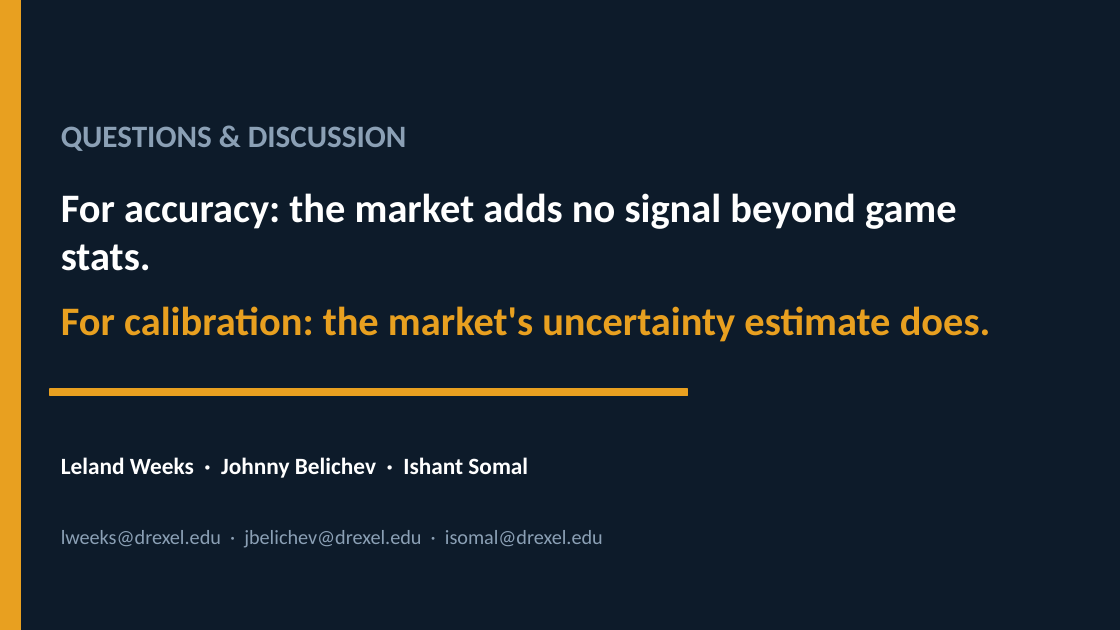
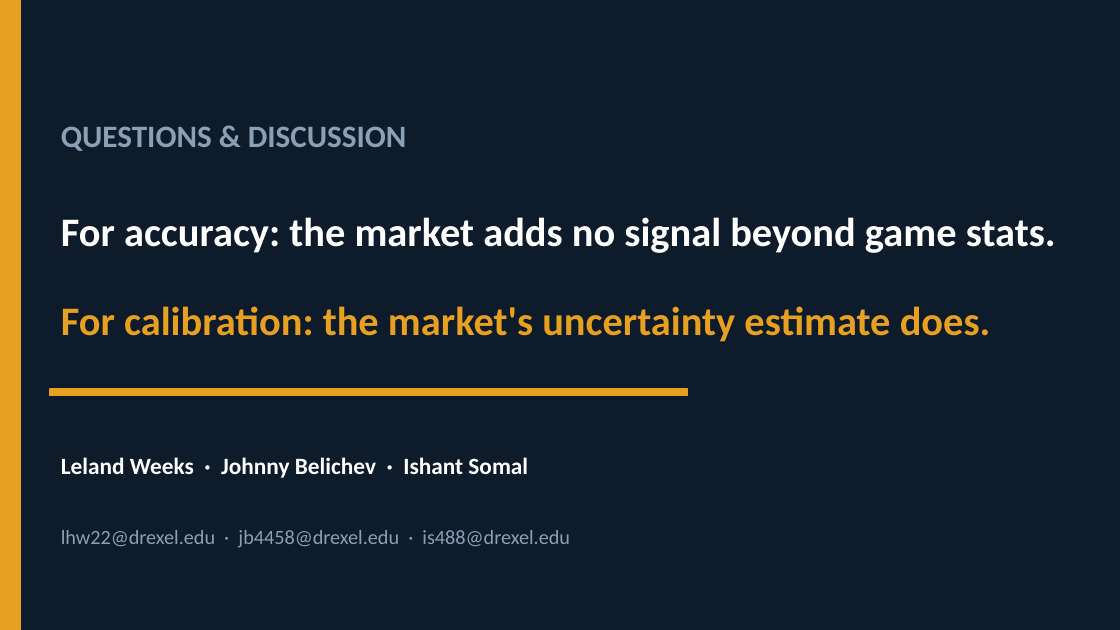
Before and after one commit to lelandweeks/NFL-Bayesian-Network-Market-Signals, a slide deck: slide 12 of docs/final_report/cs610_final_report_presentation.pptx (slide 10 before the commit). Drawn at 1120x630 pixels with LibreOffice and Linux fonts; fonts in the diff are those of the drawing. Boxes give left, top, right and bottom in pixels: in the first picture for what was removed or moved away, otherwise in the second. Text is boxed around its words. In the diff, an @@ line names an element or a change of style, - is before the commit and + after.

```diff
--- a/docs/final_report/cs610_final_report_presentation.pptx
+++ b/docs/final_report/cs610_final_report_presentation.pptx
@@ text "For accuracy: the market adds ..." rewrapped from (61,193,957,271) to (61,217,1056,253) @@
@@ text at (61,530,570,548): text changed @@
-lweeks@drexel.edu · jbelichev@drexel.edu · isomal@drexel.edu
+lhw22@drexel.edu · jb4458@drexel.edu · is488@drexel.edu
```
Also in this commit, not shown: 4 other slides changed, 4 slides added, 2 slides removed, 3 other files.
